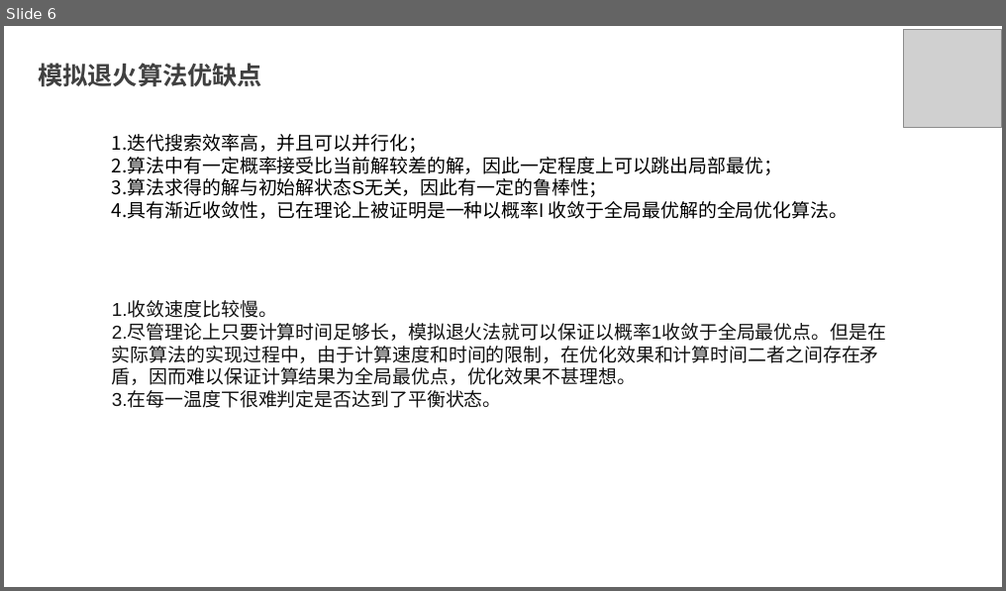
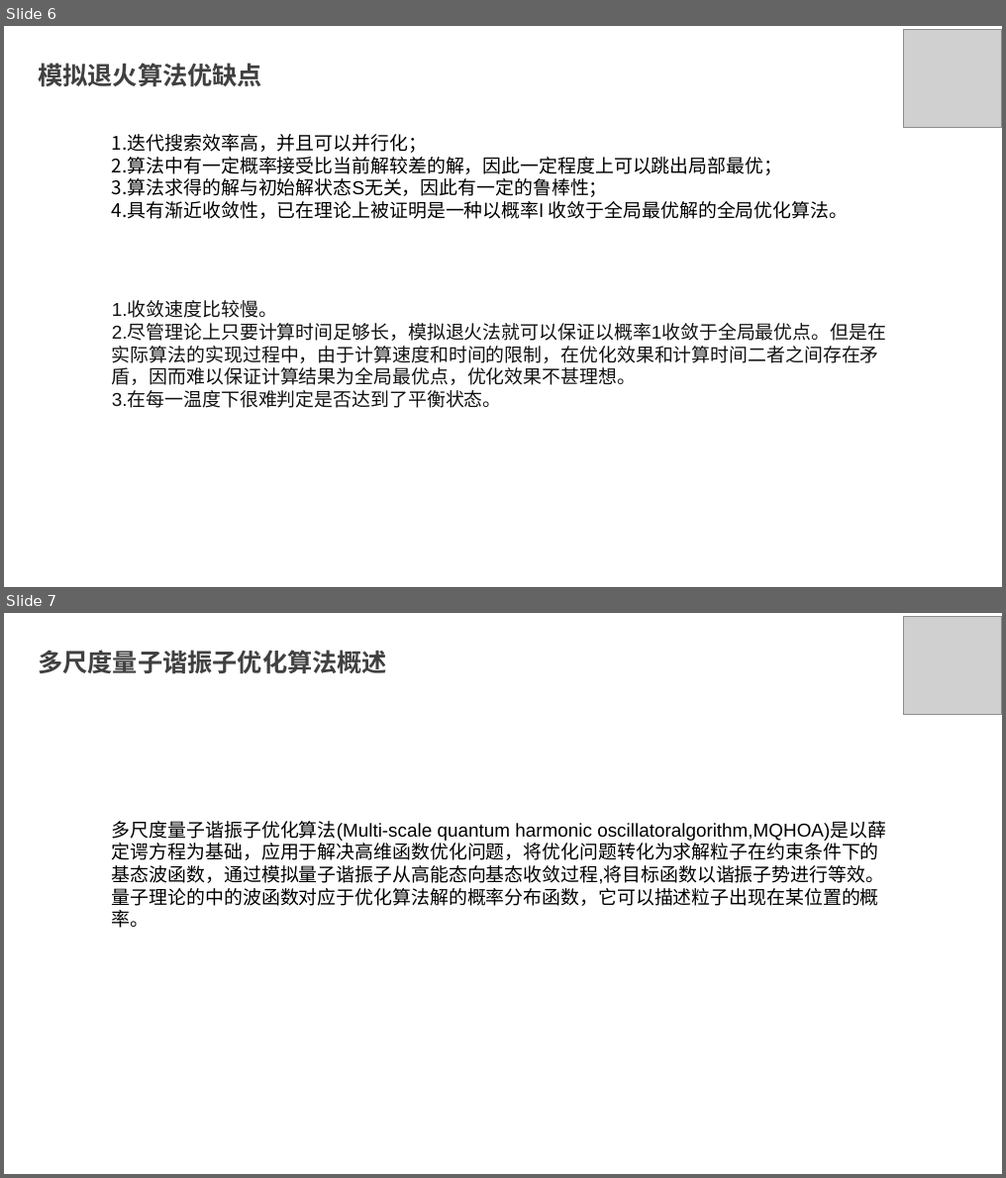
Before and after one commit to Bob-helloworld/MachineLearningRelative, a slide deck: 模拟算法.pptx. Shown one above the other, each under a label of ours: slide 6 before the commit, slides 6 and 7 after it. The pictures are 1006x591 and 1006x1178 pixels, drawn with LibreOffice and Linux fonts; fonts in the diff are those of the drawing; grey boxes stand for pictures. Boxes give left, top, right and bottom in pixels: in the first picture for what was removed or moved away, otherwise in the second. Text is boxed around its words. In the diff, an @@ line names an element or a change of style, - is before the commit and + after.

Commit message:
新增多尺度扩散聚类

```diff
--- a/模拟算法.pptx
+++ b/模拟算法.pptx
@@ slide 7 added at bbox=[4, 613, 1002, 1174], background #FFFFFF @@
@@ picture added at bbox=[903, 617, 1001, 714] @@
@@ text added at bbox=[38, 650, 387, 674], 24 pt, text #404040, bold @@
+多尺度量子谐振子优化算法概述
@@ text added at bbox=[112, 821, 886, 906], 18 pt, text #000000 @@
+多尺度量子谐振子优化算法(Multi-scale quantum harmonic oscillatoralgorithm,MQHOA)是以薛定谔方程为基础，应用于解决高维函数优化问题，将优化问题转化为求解粒子在约束条件下的基态波函数，通过模拟量子谐振子从高能态向基态收敛过程,将目标函数以谐振子势进行等效。量子理论的中的波函数对应于优化算法解的概率分布函数，它可以描述粒子出现在某位置的概率。
```
Also in this commit, not shown: 3 other slides added, 18 other files.
